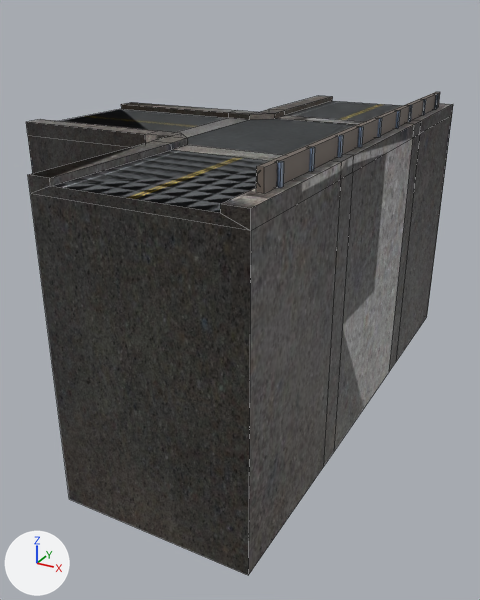
One commit to the FBX model Assets/Model/Source/roads/T-section.fbx: the scene before it, then after it.
Before and after are seen from a 50 mm camera at (162.6, -160.8, 8.9) aimed at (139.3, -118.5, -12.3). The lights are fixed; the arrows at lower left show +X, +Y and +Z. Mesh edges are drawn as thin lines.
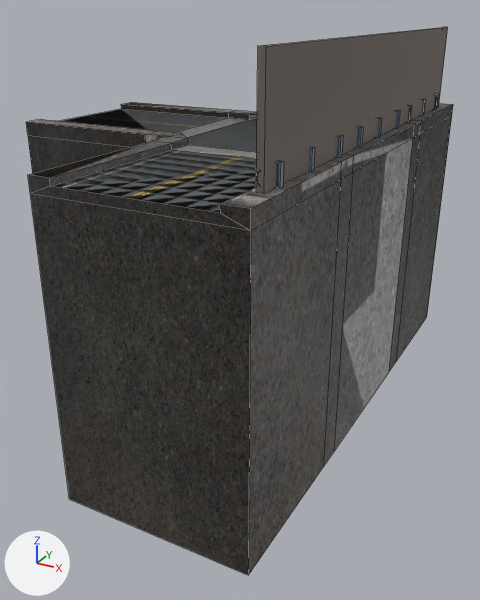
Boxes [x1, y1, x2, y2] around the edits, measured in the pictures (480 x 600 px):
'Plane.039', reshaped: before [256, 92, 440, 193]; after [256, 27, 448, 193]

The edits, one by one:
me_plane_050 has 92 vertices, 80 faces and spans x 0.0..26.0, y -19.3..19.3, z -18.6..3.6.
me_plane_050 is used by ob_plane_039; location (123.62, -116.93, -1.33).
Before the commit, vertices of me_plane_050: 86 (25.4, -16.8, 3.6) at pixel (264, 167), 87 (25.0, -16.8, 3.6) at pixel (256, 166), 90 (25.3, 16.9, 3.6) at pixel (440, 92), 91 (24.9, 16.9, 3.6) at pixel (435, 92).
Part 1, on me_plane_050:
Vertices 86, 87, 90, 91 of me_plane_050 move by (0.0, 0.0, 5.2).
